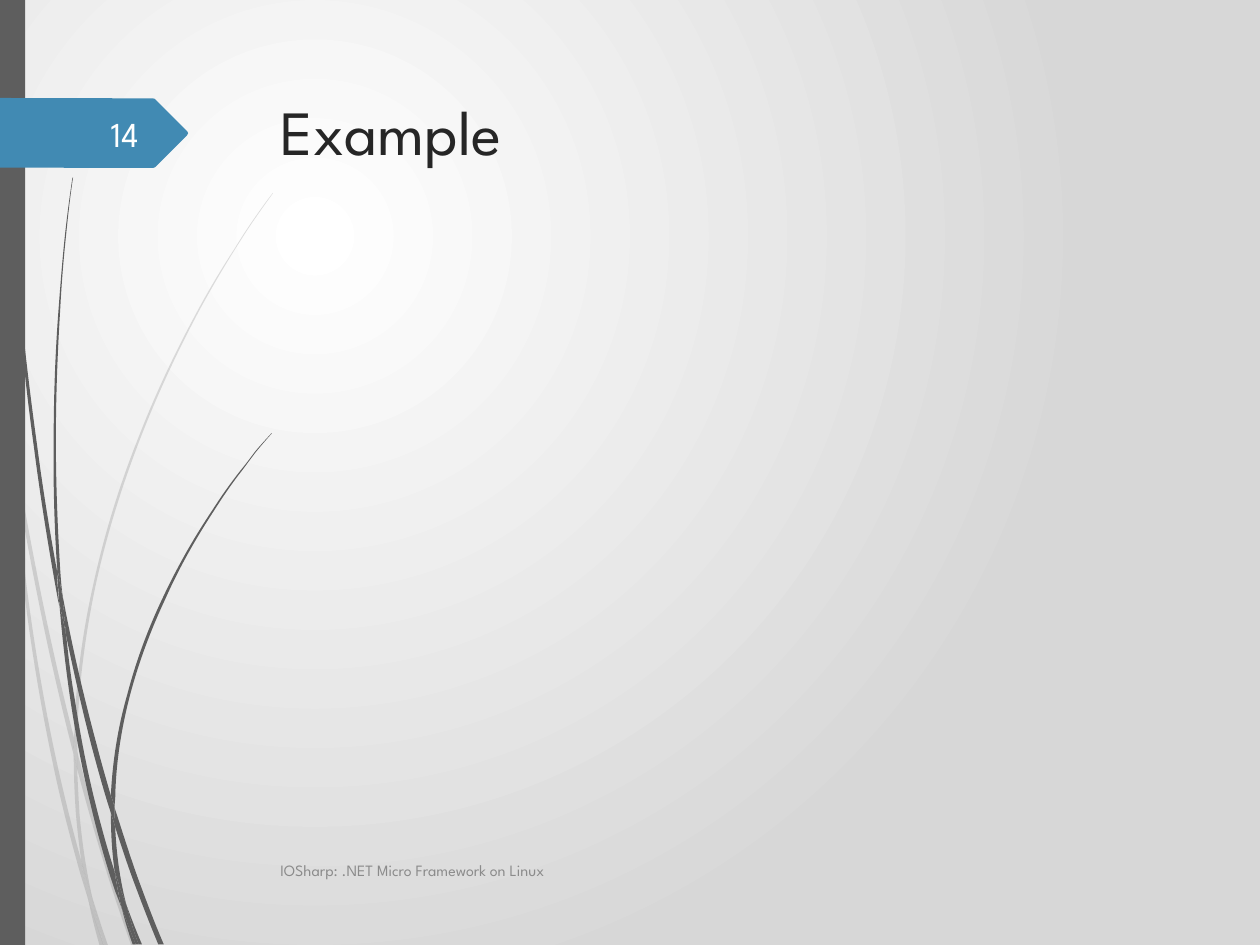
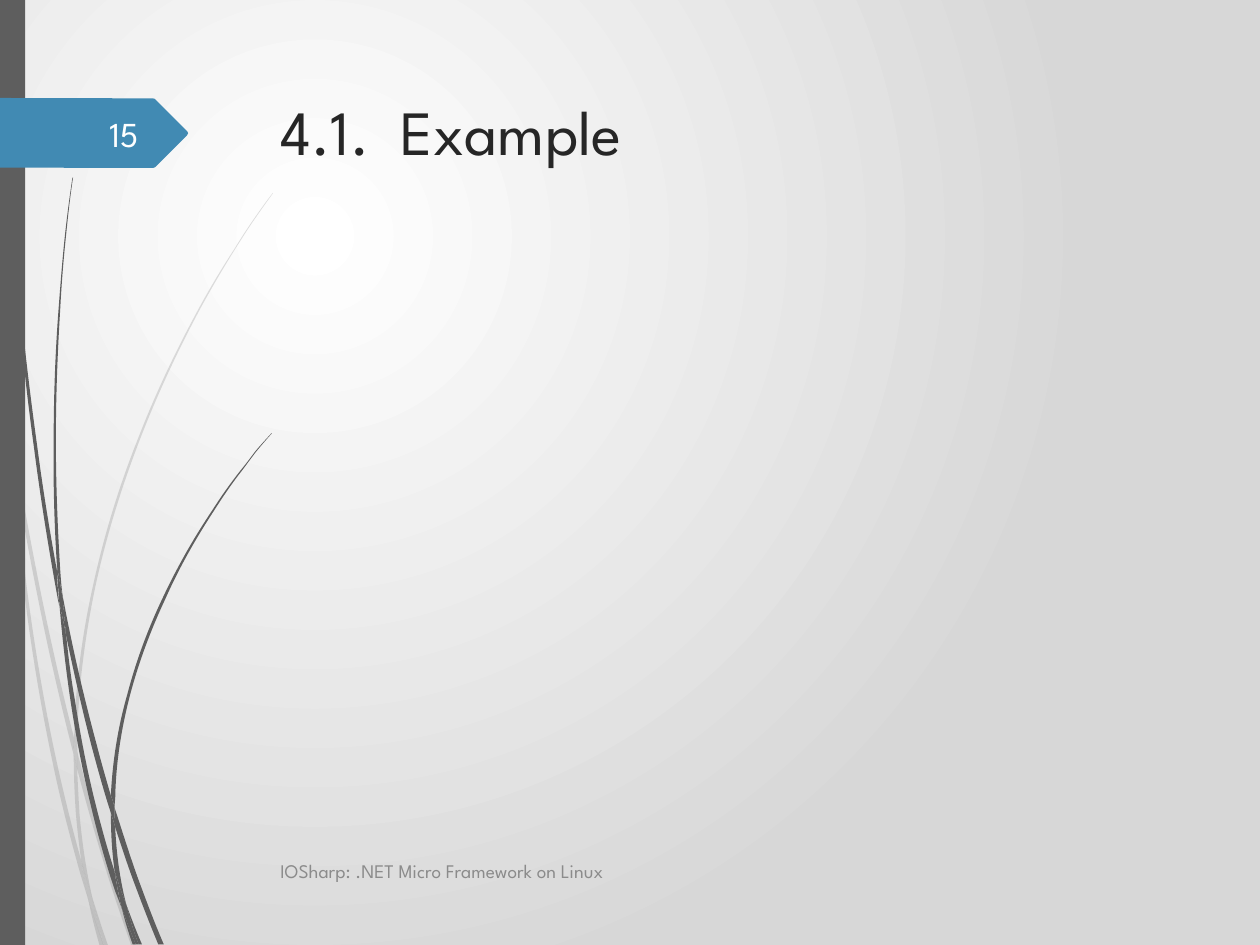
Before and after one commit to GerardSoleCa/BachelorThesisMisc, a slide deck: slide 15 of ThesisDoc/IOSharp.pptx (slide 14 before the commit). Drawn at 1260x945 pixels with LibreOffice and Linux fonts; fonts in the diff are those of the drawing; background and template pictures are left out. Boxes give left, top, right and bottom in pixels: in the first picture for what was removed or moved away, otherwise in the second. Text is boxed around its words. In the diff, an @@ line names an element or a change of style, - is before the commit and + after.

```diff
--- a/ThesisDoc/IOSharp.pptx
+++ b/ThesisDoc/IOSharp.pptx
@@ title at box(281, 111, 622, 168): text changed @@
-Example
+4.1. Example
@@ page number at box(109, 124, 138, 148): text changed @@
-14
+15
@@ text "IOSharp: .NET Micro Framework on ..." at box(280, 865, 603, 882): size 9 to 11 pt @@
```
Also in this commit, not shown: 15 other slides changed, 1 slide added, 11 other files.
